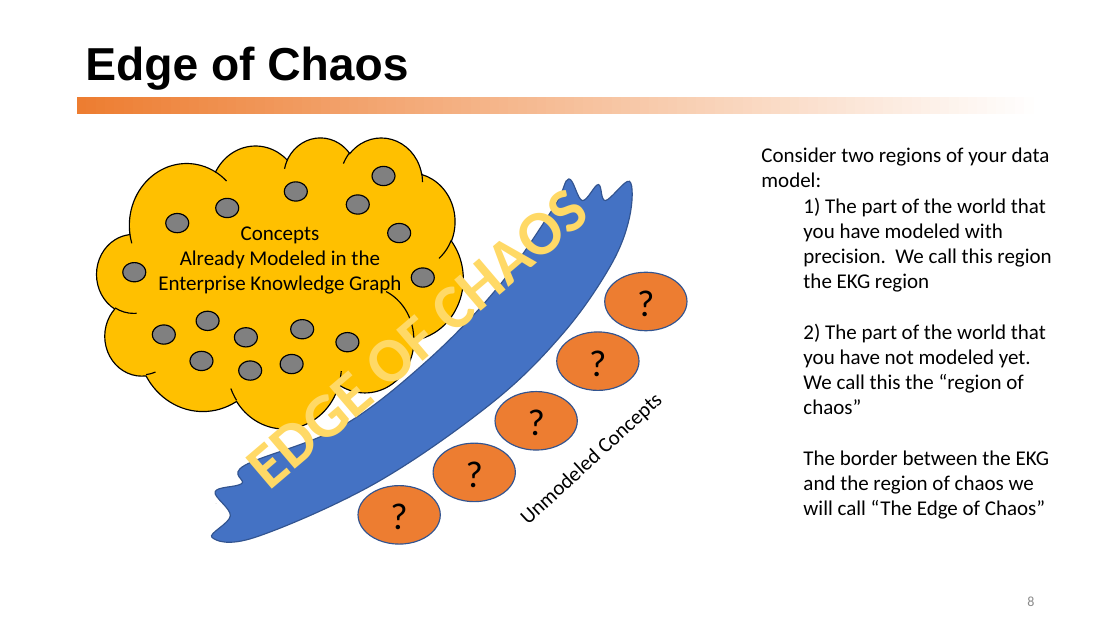
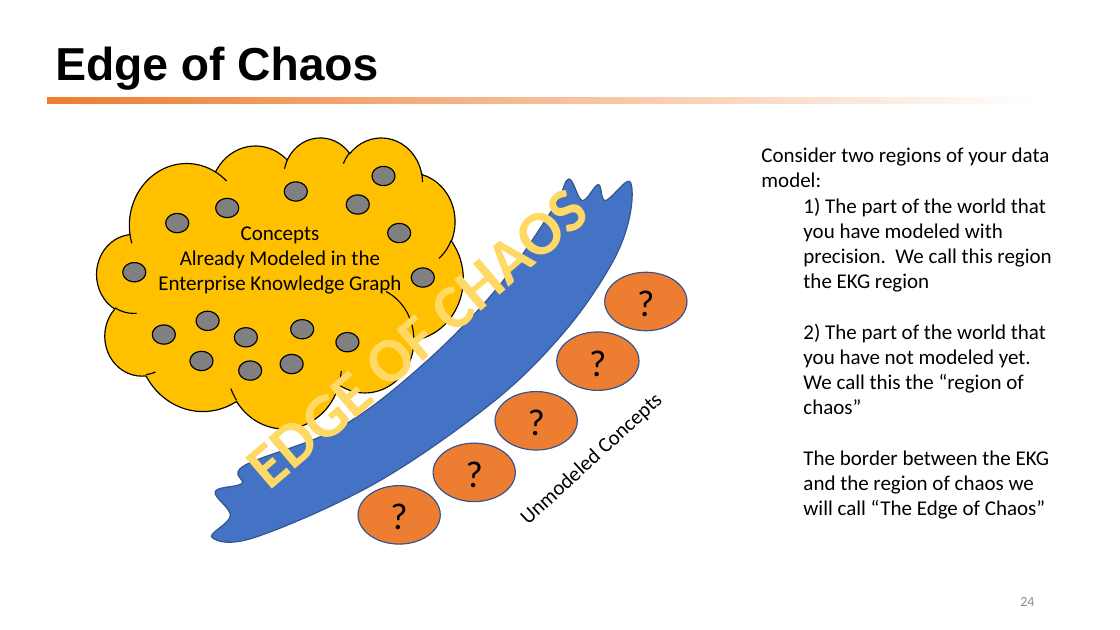
Before and after one commit to dmccreary/graph-systems-thinking, a slide deck: slide 24 of docs/presentations/GST-Half-Day-Workshop-2022.pptx (slide 8 before the commit). Drawn at 1120x630 pixels with LibreOffice and Linux fonts; fonts in the diff are those of the drawing. Boxes give left, top, right and bottom in pixels: in the first picture for what was removed or moved away, otherwise in the second. Text is boxed around its words. In the diff, an @@ line names an element or a change of style, - is before the commit and + after.

```diff
--- a/docs/presentations/GST-Half-Day-Workshop-2022.pptx
+++ b/docs/presentations/GST-Half-Day-Workshop-2022.pptx
@@ title "Edge of Chaos" moved from (x1=85, y1=46, x2=408, y2=90) to (x1=55, y1=46, x2=378, y2=90) @@
@@ rectangle resized from (x1=77, y1=97, x2=1044, y2=114) to (x1=47, y1=97, x2=1044, y2=104) @@
@@ page number at (x1=1020, y1=597, x2=1034, y2=606): text changed @@
-8
+24
```
Also in this commit, not shown: 10 other slides changed, 42 slides added, 1 other file.
